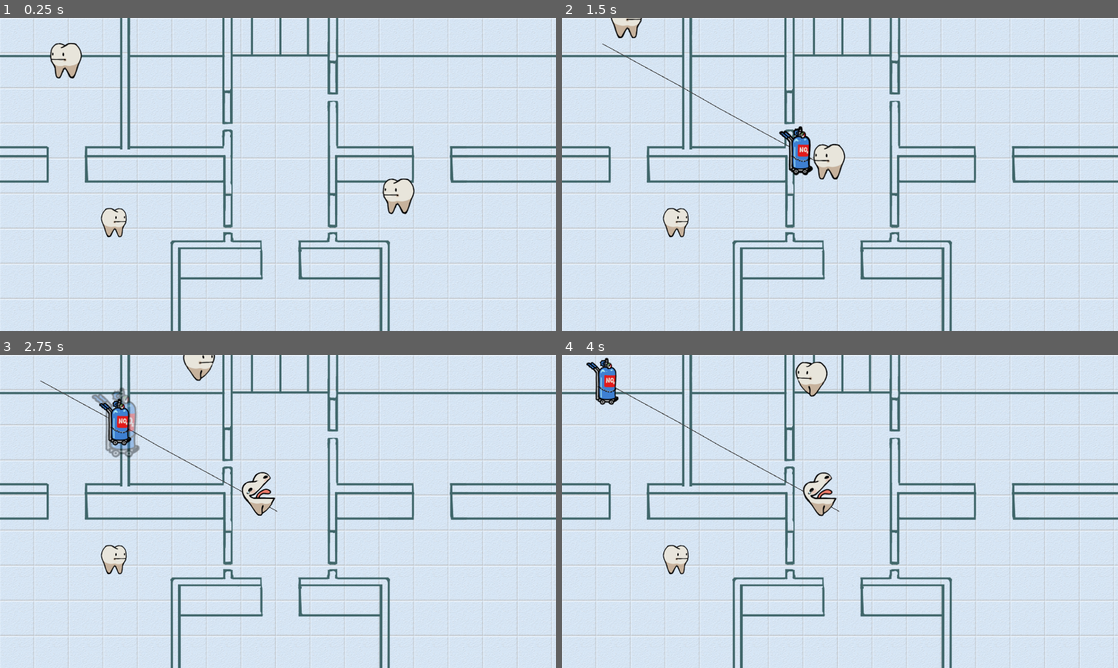
Above: before the commit, frames 1-4 (two rows, left to right).
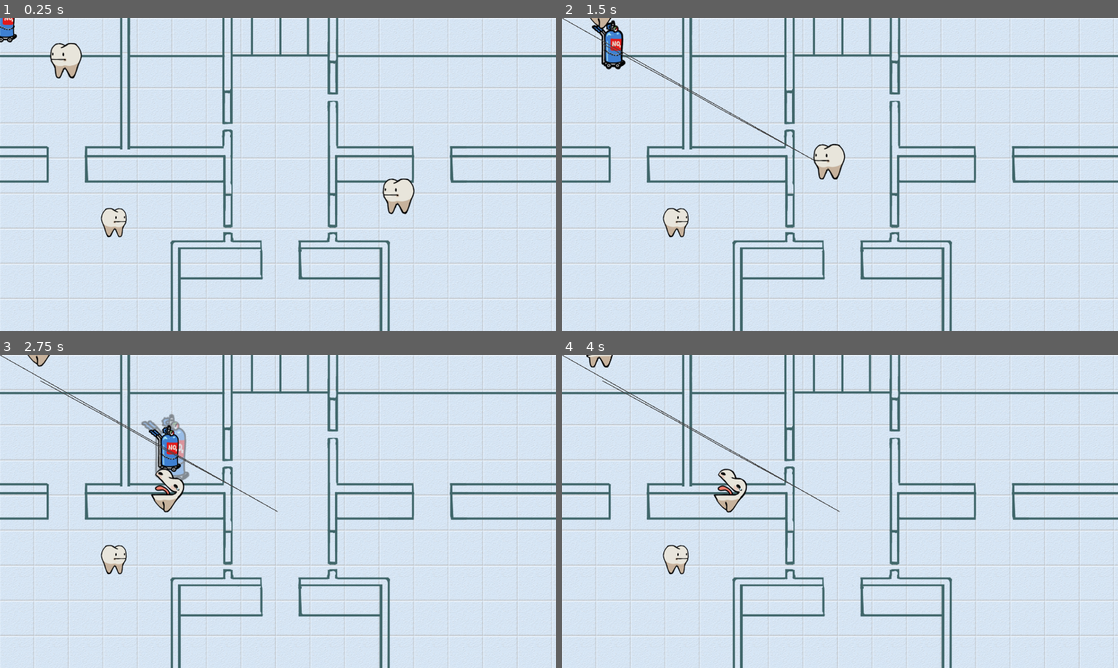
Above: after the commit, the same moments.

Repository: Mapachana/GlobalGameJam2024
Game: Godot game, scene res://escenas/ruta_test.tscn
The game is run twice, just before and just after one commit, with the same random seed, the same clock (stepped at 60 frames per second) and the same inputs.
Inputs (mouse positions are in pixels of both pictures, inside the frame that each line leads up to):
- Up to frame 1 (0.25 s): no input
- Up to frame 2 (1.5 s): drag from (840, 174) to (600, 43) at 0.52 s; drag from (728, 190) to (600, 18) at 1.27 s
- Up to frame 3 (2.75 s): move the mouse to (333, 442) at 2.02 s; press the mouse at (333, 442) at 2.03 s
- Up to frame 4 (4 s): release the mouse at (895, 442) at 2.75 s; drag from (812, 574) to (762, 361) at 2.77 s; move the mouse to (1006, 558) at 3.52 s; press the mouse at (1006, 558) at 3.53 s

The runs differ from the first frame. In frame 1, 0.2% of the frame differs, in the area x 0-4%, y 0-8%; in frame 2, 1.5%; in frame 3, 3.4%, in the area x 0-50%, y 0-52%; in frame 4, 2.0%.

Commit message:
Arreglo bugs gas #2 #9

Diff:
--- a/escenas/main.tscn
+++ b/escenas/main.tscn
@@ -23,12 +23,18 @@
 
 [node name="Label" type="Label" parent="Control"]
 layout_mode = 0
-offset_right = 189.0
-offset_bottom = 67.0
+offset_left = 1330.0
+offset_top = 15.0
+offset_right = 1519.0
+offset_bottom = 82.0
 theme = SubResource("Theme_g4vhq")
 theme_override_colors/font_color = Color(0, 0, 0, 1)
 theme_override_font_sizes/font_size = 23
 text = "Teeth infected: 0"
+
+[node name="CharacterBody2D4" parent="." instance=ExtResource("3_jriv1")]
+position = Vector2(1347, 220)
+puntos = PackedVector2Array(1500, 300)
 
 [node name="CharacterBody2D2" parent="." instance=ExtResource("3_jriv1")]
 position = Vector2(1055, 437.25)
@@ -50,3 +56,4 @@
 
 [node name="Ruta" parent="." instance=ExtResource("4_6test")]
 position = Vector2(2, 4)
+initial_position = Vector2(200, 50)
--- a/escenas/ruta.gd
+++ b/escenas/ruta.gd
@@ -24,16 +24,16 @@
 @export
 var velocidad=5
 
+@export var initial_position = Vector2.ZERO
+
 # Called when the node enters the scene tree for the first time.
 func _ready():
-	pass
+	setup_ruta()
 
 # Called every frame. 'delta' is the elapsed time since the previous frame.
 func _process(delta):
 	if estado!=final:
-		if Input.is_action_just_pressed("pinchar"):
-			comenzar_ruta()
-		elif Input.is_action_pressed("pinchar"):
+		if Input.is_action_pressed("pinchar"):
 			seguir_ruta()
 		elif Input.is_action_just_released("pinchar"):
 			parar_ruta()
@@ -47,14 +47,33 @@
 
 		if siguiente_objetivo!=null:
 			if $MuelaParada.position.distance_to(siguiente_objetivo)<offset:
-				indice_paso=clamp(indice_paso+1,0,total_pasos-1)
+				#indice_paso=clamp(indice_paso+1,0,total_pasos-1)
+				indice_paso += 1
 				siguiente_objetivo=$Line2D.get_point_position(indice_paso)
-			$MuelaParada.position=$MuelaParada.position+(siguiente_objetivo-$MuelaParada.position).normalized()*velocidad
+			if indice_paso < len(ruta):
+				$MuelaParada.position=$MuelaParada.position+(siguiente_objetivo-$MuelaParada.position).normalized()*velocidad
+			else:
+				$MuelaParada/AnimationPlayerHumo.play("flusss")
 
+		else:
+			$MuelaParada/AnimationPlayerHumo.play("flusss")
 
 
 		#$Path2D/PathFollow2D.set_progress(progreso)
 		#progreso=clamp(progreso+delta,0,1.0)
+
+func setup_ruta():
+	var punto=initial_position
+	ruta=[punto]
+	estado=sin_iniciar
+	$Line2D.add_point(punto)
+	$MuelaParada.global_position=punto
+	curva=$Path2D.get_curve()
+	primer_punto_ruta=punto
+	curva.add_point(primer_punto_ruta)
+	ultimo_punto=punto
+
+
 
 func comenzar_ruta():
 	var punto=get_viewport().get_mouse_position()
@@ -64,7 +83,7 @@
 	$MuelaParada.global_position=punto
 	curva=$Path2D.get_curve()
 	primer_punto_ruta=punto
-	curva.add_point(Vector2.ZERO)
+	#curva.add_point(Vector2.ZERO)
 	ultimo_punto=punto
 	#$Path2D.points.add_point(Vector2.ZERO)
 
@@ -75,7 +94,7 @@
 		ruta.append(punto)
 		estado=iniciado
 		$Line2D.add_point(punto)
-		curva.add_point(punto-primer_punto_ruta)
+		#curva.add_point(punto)
 		#$Path2D.points.add_point(punto-primer_punto_ruta)
 		ultimo_punto=punto
 
@@ -84,26 +103,29 @@
 	ruta.append(punto)
 	estado=final
 	$Line2D.add_point(punto)
-	curva.add_point(punto-primer_punto_ruta)
+	#curva.add_point(punto-primer_punto_ruta)
 	#$Path2D.points.add_point(punto-primer_punto_ruta)
 
 	$Path2D.set_curve(curva)
 	total_pasos=$Line2D.get_point_count()
-	indice_paso=0
+	indice_paso=1
 	siguiente_objetivo=$Line2D.get_point_position(indice_paso)
 
 func _on_input_event(viewport, event, shape_idx):
 	pass
 
 func _on_area_2d_body_entered(body):
-	if body.is_in_group("personajes"):
+	if body.is_in_group("personajes") and !body.infectado:
 		body.infectado = true;
+		Globales.sumar_puntuacion()
+		print("aaaaaaaaaa")
 
 func _unhandled_input(event):
 	if estado!=final:
 		if event is InputEventScreenTouch:
 			if event.pressed==true:
-				comenzar_ruta()
+				#comenzar_ruta()
+				pass
 			elif event.pressed==false:
 				parar_ruta()
 		if  (event is InputEventScreenDrag): # (event is InputEventScreenTouch) or
--- a/escenas/ruta.tscn
+++ b/escenas/ruta.tscn
@@ -2,9 +2,6 @@
 
 [ext_resource type="Script" path="res://escenas/ruta.gd" id="1_bpjdd"]
 [ext_resource type="Texture2D" uid="uid://cu4nc71q88he0" path="res://graficos/BotellaNO2.png" id="2_3p3jd"]
-
-[sub_resource type="RectangleShape2D" id="RectangleShape2D_8d10g"]
-size = Vector2(1572, 899)
 
 [sub_resource type="Animation" id="Animation_m2gil"]
 length = 0.001
@@ -108,6 +105,30 @@
 "transitions": PackedFloat32Array(1),
 "update": 1,
 "values": [true]
+}
+tracks/9/type = "value"
+tracks/9/imported = false
+tracks/9/enabled = true
+tracks/9/path = NodePath("MuelaParada:visible")
+tracks/9/interp = 1
+tracks/9/loop_wrap = true
+tracks/9/keys = {
+"times": PackedFloat32Array(0),
+"transitions": PackedFloat32Array(1),
+"update": 1,
+"values": [true]
+}
+tracks/10/type = "value"
+tracks/10/imported = false
+tracks/10/enabled = true
+tracks/10/path = NodePath("MuelaParada/gas:visible")
+tracks/10/interp = 1
+tracks/10/loop_wrap = true
+tracks/10/keys = {
+"times": PackedFloat32Array(0),
+"transitions": PackedFloat32Array(1),
+"update": 1,
+"values": [false]
 }
 
 [sub_resource type="Animation" id="Animation_qa2d6"]
@@ -202,6 +223,30 @@
 "update": 1,
 "values": [false, true]
 }
+tracks/8/type = "value"
+tracks/8/imported = false
+tracks/8/enabled = true
+tracks/8/path = NodePath("MuelaParada:visible")
+tracks/8/interp = 1
+tracks/8/loop_wrap = true
+tracks/8/keys = {
+"times": PackedFloat32Array(0, 2),
+"transitions": PackedFloat32Array(1, 1),
+"update": 1,
+"values": [true, false]
+}
+tracks/9/type = "value"
+tracks/9/imported = false
+tracks/9/enabled = true
+tracks/9/path = NodePath("MuelaParada/gas:visible")
+tracks/9/interp = 1
+tracks/9/loop_wrap = true
+tracks/9/keys = {
+"times": PackedFloat32Array(0, 2.1),
+"transitions": PackedFloat32Array(1, 1),
+"update": 1,
+"values": [true, false]
+}
 
 [sub_resource type="Animation" id="Animation_naaiw"]
 resource_name = "parado"
@@ -229,6 +274,9 @@
 [sub_resource type="CircleShape2D" id="CircleShape2D_1gxsa"]
 radius = 0.0
 
+[sub_resource type="RectangleShape2D" id="RectangleShape2D_8d10g"]
+size = Vector2(1572, 899)
+
 [sub_resource type="Animation" id="Animation_6dv8h"]
 length = 0.001
 tracks/0/type = "value"
@@ -272,6 +320,28 @@
 [node name="Ruta" type="Area2D"]
 script = ExtResource("1_bpjdd")
 
+[node name="MuelaParada" type="Sprite2D" parent="."]
+texture = ExtResource("2_3p3jd")
+
+[node name="gas" type="Sprite2D" parent="MuelaParada"]
+visible = false
+show_behind_parent = true
+scale = Vector2(0.5, 0.5)
+texture = ExtResource("2_3p3jd")
+
+[node name="AnimationPlayerHumo" type="AnimationPlayer" parent="MuelaParada"]
+root_node = NodePath("../..")
+libraries = {
+"": SubResource("AnimationLibrary_dx2ha")
+}
+autoplay = "parado"
+
+[node name="Area2D" type="Area2D" parent="MuelaParada"]
+
+[node name="CollisionShape2D" type="CollisionShape2D" parent="MuelaParada/Area2D"]
+shape = SubResource("CircleShape2D_1gxsa")
+disabled = true
+
 [node name="CollisionShape2D" type="CollisionShape2D" parent="."]
 position = Vector2(766, 431.5)
 shape = SubResource("RectangleShape2D_8d10g")
@@ -281,28 +351,6 @@
 default_color = Color(0.282353, 0.282353, 0.282353, 1)
 joint_mode = 2
 
-[node name="MuelaParada" type="Sprite2D" parent="."]
-position = Vector2(1827, 1205)
-texture = ExtResource("2_3p3jd")
-
-[node name="gas" type="Sprite2D" parent="MuelaParada"]
-show_behind_parent = true
-scale = Vector2(0.5, 0.5)
-texture = ExtResource("2_3p3jd")
-
-[node name="AnimationPlayerHumo" type="AnimationPlayer" parent="MuelaParada"]
-root_node = NodePath("../..")
-libraries = {
-"": SubResource("AnimationLibrary_dx2ha")
-}
-autoplay = "parado"
-
-[node name="Area2D" type="Area2D" parent="MuelaParada"]
-
-[node name="CollisionShape2D" type="CollisionShape2D" parent="MuelaParada/Area2D"]
-shape = SubResource("CircleShape2D_1gxsa")
-disabled = true
-
 [node name="AnimationPlayer" type="AnimationPlayer" parent="."]
 libraries = {
 "": SubResource("AnimationLibrary_n567q")
